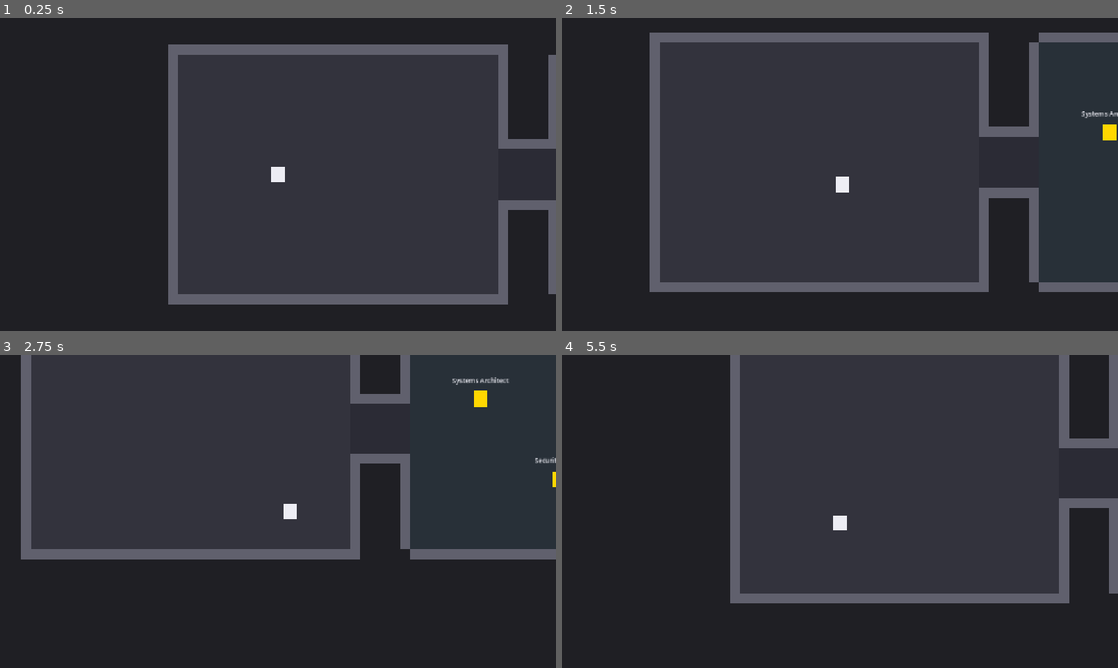
Above: before the commit, frames 1-4 (two rows, left to right).
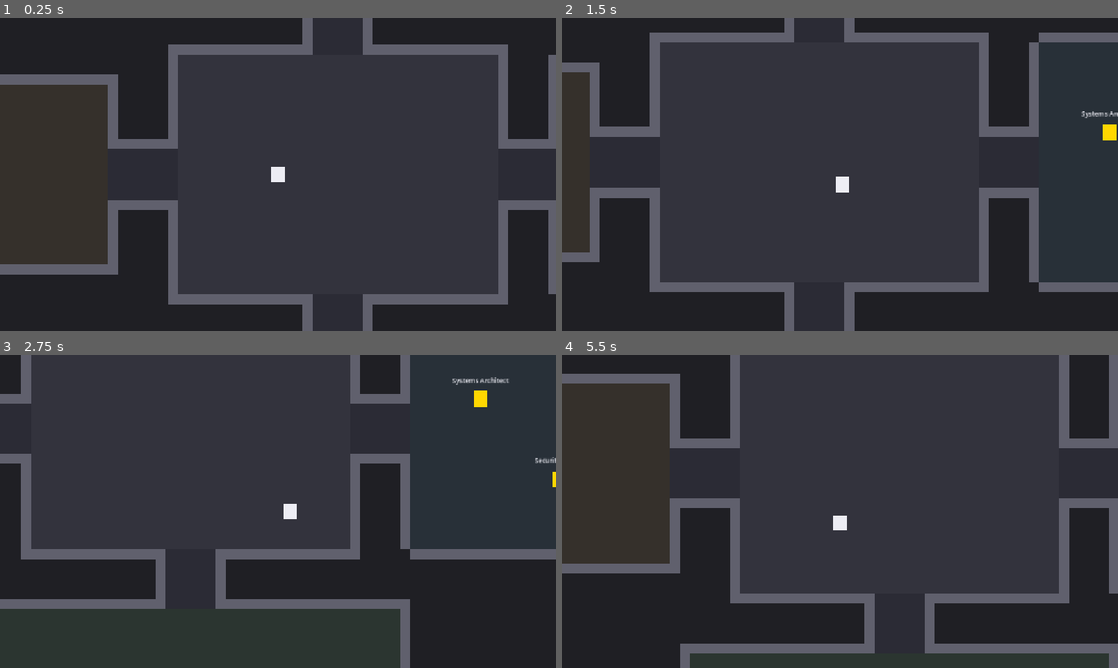
Above: after the commit, the same moments.

Repository: adamtasteslikegood/10110TasteslikegoodPlaza
Game: Godot game, scene res://scenes/main.tscn
Same seed, same stepped clock (60 frames per second), same inputs: the game is played once before the commit and once after it.
Inputs:
- Up to frame 1 (0.25 s): no input
- Up to frame 2 (1.5 s): tap Enter at 0.5 s; hold Right (ui_right) 0.53-1.28 s; hold Down (ui_down) from 1.28 s (still down)
- Up to frame 3 (2.75 s): release Down (ui_down) at 2.03 s; hold Right (ui_right) from 2.03 s (still down)
- Up to frame 4 (5.5 s): release Right (ui_right) at 2.78 s; hold Up (ui_up) 2.78-3.53 s; hold Left (ui_left) 3.53-5.03 s; hold Down (ui_down) from 5.03 s (still down)

The runs differ from the first frame. In frame 1, 4.2% of the frame differs, in the area x 0-67%, y 0-100%; in frame 2, 3.2%; in frame 3, 3.6%; in frame 4, 6.0%, in the area x 0-100%, y 6-100%.

Commit message:
feat(world): grey-box the player's office, war room and engineering floor (PLZG-258)
Sprint 6 T2. Three rooms off the lobby, one per remaining wall, each
through a 100px corridor mouth. Every room, the two existing ones
included, is an Area2D in the group `rooms` carrying a room_id, which
is what tests/room_probe.tscn reads.

sprint_6_gate.py t2 exits 0: all five rooms present. The smoke test
still passes. The loop plan records T0 and T1 done and T2 started.

Co-Authored-By: Claude Opus 5.5 <noreply@anthropic.com>
Claude-Session: https://claude.ai/code/session_01BdsTrdLnbzYrfEMUyLTk6C

Diff:
--- a/scenes/world/office.gd
+++ b/scenes/world/office.gd
@@ -1,11 +1,11 @@
 extends Node2D
 
-## The Day 1 greybox: lobby, a short corridor, and the server room.
+## The Week-1 greybox: a lobby with four rooms off it, one per wall.
 ##
 ## SB-04 puts the player alone in the lobby with freedom to explore; SB-05 puts the
-## Systems Architect in the server room. Those two spaces are the whole of Round 3.
-## The remaining Week-1 rooms are M2, which specs/roadmap.md marks as off the
-## critical path (M1 -> M4 -> M8).
+## Systems Architect in the server room, east. Sprint 6 (M2, PLZG-258) added the
+## player's office west, the war room north and the engineering floor south, each
+## reached through a short corridor cut through the lobby wall.
 ##
 ## Geometry is built from the tables below rather than hand-placed in the .tscn.
 ## Grey-boxing is a measuring exercise -- you move a wall, run, and look again --
@@ -17,6 +17,9 @@
 const FLOOR_COLOR_LOBBY := Color(0.20, 0.20, 0.24)
 const FLOOR_COLOR_CORRIDOR := Color(0.17, 0.17, 0.21)
 const FLOOR_COLOR_SERVER := Color(0.16, 0.19, 0.22)
+const FLOOR_COLOR_OFFICE := Color(0.21, 0.19, 0.17)
+const FLOOR_COLOR_WAR_ROOM := Color(0.21, 0.17, 0.19)
+const FLOOR_COLOR_ENGINEERING := Color(0.17, 0.21, 0.19)
 const WALL_COLOR := Color(0.38, 0.38, 0.43)
 
 ## Walkable areas, purely visual.
@@ -24,18 +27,39 @@
 	{"rect": Rect2(0, 0, 640, 480), "color": FLOOR_COLOR_LOBBY},
 	{"rect": Rect2(640, 190, 120, 100), "color": FLOOR_COLOR_CORRIDOR},
 	{"rect": Rect2(760, 0, 440, 480), "color": FLOOR_COLOR_SERVER},
+	{"rect": Rect2(-140, 190, 140, 100), "color": FLOOR_COLOR_CORRIDOR},
+	{"rect": Rect2(-460, 60, 320, 360), "color": FLOOR_COLOR_OFFICE},
+	{"rect": Rect2(270, -140, 100, 140), "color": FLOOR_COLOR_CORRIDOR},
+	{"rect": Rect2(120, -440, 400, 300), "color": FLOOR_COLOR_WAR_ROOM},
+	{"rect": Rect2(270, 480, 100, 120), "color": FLOOR_COLOR_CORRIDOR},
+	{"rect": Rect2(-100, 600, 840, 400), "color": FLOOR_COLOR_ENGINEERING},
+]
+
+## The rooms themselves, as the areas a body is in when it is "in the room".
+## Each becomes an Area2D in the group `rooms` carrying a `room_id`, which is
+## how tests/room_probe.gd -- and later the map -- know a room exists. A floor
+## polygon is only paint; this is what says the space is a place.
+const ROOMS: Array[Dictionary] = [
+	{"id": "lobby", "rect": Rect2(0, 0, 640, 480)},
+	{"id": "server-room", "rect": Rect2(760, 0, 440, 480)},
+	{"id": "player-office", "rect": Rect2(-460, 60, 320, 360)},
+	{"id": "war-room", "rect": Rect2(120, -440, 400, 300)},
+	{"id": "engineering-floor", "rect": Rect2(-100, 600, 840, 400)},
 ]
 
 ## Solid geometry. Each rect becomes a StaticBody2D plus a matching visual, so
 ## what you see and what you collide with cannot drift apart.
 const WALLS: Array[Rect2] = [
-	# Lobby shell, with a gap on the right for the corridor mouth.
-	Rect2(-20, -20, 680, 20),
-	Rect2(-20, 480, 680, 20),
-	Rect2(-20, 0, 20, 480),
+	# Lobby shell, with a 100px gap in each wall for a corridor mouth.
+	Rect2(-20, -20, 290, 20),
+	Rect2(370, -20, 290, 20),
+	Rect2(-20, 480, 290, 20),
+	Rect2(370, 480, 290, 20),
+	Rect2(-20, 0, 20, 190),
+	Rect2(-20, 290, 20, 190),
 	Rect2(640, 0, 20, 190),
 	Rect2(640, 290, 20, 190),
-	# Corridor.
+	# East corridor.
 	Rect2(640, 170, 120, 20),
 	Rect2(640, 290, 120, 20),
 	# Server room shell, with the matching gap on its left.
@@ -44,6 +68,30 @@
 	Rect2(1200, 0, 20, 480),
 	Rect2(740, 0, 20, 170),
 	Rect2(740, 290, 20, 190),
+	# West corridor and the player's office, gap on its right.
+	Rect2(-140, 170, 140, 20),
+	Rect2(-140, 290, 140, 20),
+	Rect2(-480, 40, 360, 20),
+	Rect2(-480, 420, 360, 20),
+	Rect2(-480, 60, 20, 360),
+	Rect2(-140, 60, 20, 130),
+	Rect2(-140, 290, 20, 130),
+	# North corridor and the war room, gap in its bottom wall.
+	Rect2(250, -140, 20, 140),
+	Rect2(370, -140, 20, 140),
+	Rect2(100, -460, 440, 20),
+	Rect2(100, -440, 20, 300),
+	Rect2(520, -440, 20, 300),
+	Rect2(100, -140, 170, 20),
+	Rect2(370, -140, 170, 20),
+	# South corridor and the engineering floor, gap in its top wall.
+	Rect2(250, 480, 20, 120),
+	Rect2(370, 480, 20, 120),
+	Rect2(-120, 580, 390, 20),
+	Rect2(370, 580, 390, 20),
+	Rect2(-120, 600, 20, 400),
+	Rect2(740, 600, 20, 400),
+	Rect2(-120, 1000, 880, 20),
 ]
 
 ## The corridor mouth. Consults GameState before letting the player through.
@@ -54,6 +102,7 @@
 func _ready() -> void:
 	_build_floors()
 	_build_walls()
+	_build_rooms()
 	_build_door()
 
 
@@ -84,6 +133,24 @@
 		body.add_child(visual)
 
 		add_child(body)
+
+
+func _build_rooms() -> void:
+	for entry in ROOMS:
+		var rect: Rect2 = entry["rect"]
+		var area := Area2D.new()
+		area.name = "Room_%s" % str(entry["id"]).replace("-", "_")
+		area.position = rect.position + rect.size / 2.0
+		area.set_meta("room_id", entry["id"])
+		area.add_to_group("rooms")
+
+		var shape := CollisionShape2D.new()
+		var rectangle := RectangleShape2D.new()
+		rectangle.size = rect.size
+		shape.shape = rectangle
+		area.add_child(shape)
+
+		add_child(area)
 
 
 func _build_door() -> void:
--- a/specs/sprint-6-loop-plan.json
+++ b/specs/sprint-6-loop-plan.json
@@ -33,7 +33,7 @@
     ],
     "blocked_on_owner": "A PR awaiting the owner's merge is neither a failure nor an attempt. The loop moves to a task whose dependencies are met, otherwise stops and reports."
   },
-  "iteration": 0,
+  "iteration": 1,
   "tasks": [
     {
       "id": "T0",
@@ -44,12 +44,13 @@
       "acceptance": {
         "cmd": "scripts/check_sync.sh --strict"
       },
-      "status": "todo",
-      "attempts": 0,
+      "status": "done",
+      "attempts": 1,
       "blocks": [
         "T1"
       ],
-      "note": "Blocking precondition, exempt from the attempt cap. No Jira ticket: it is a precondition the SessionStart hook already runs, and a permanently-instant item would pollute the flow data."
+      "note": "Blocking precondition, exempt from the attempt cap. No Jira ticket: it is a precondition the SessionStart hook already runs, and a permanently-instant item would pollute the flow data.",
+      "evidence": "scripts/check_sync.sh --strict exit 0 via loop_controller verify, 2026-10-06 PDT: dev at 425539b, in sync with origin/dev"
     },
     {
       "id": "T1",
@@ -71,8 +72,8 @@
         ],
         "charter_doc_id": "SPRINT-6-CHARTER"
       },
-      "status": "in_progress",
-      "attempts": 0,
+      "status": "done",
+      "attempts": 1,
       "max_attempts": 2,
       "depends_on": [
         "T0"
@@ -81,7 +82,8 @@
         "T2",
         "T5"
       ],
-      "note": "Started 2026-10-06 (PLZG-257 In Progress). Documents this task may touch: the roadmap, the charter, this plan, the doc registry and delivery-coordinates -- nothing else in docs/ or specs/ (risk R5). Done when its PR is merged by the owner and the command exits 0 on dev."
+      "note": "Started 2026-10-06 (PLZG-257 In Progress). Documents this task may touch: the roadmap, the charter, this plan, the doc registry and delivery-coordinates -- nothing else in docs/ or specs/ (risk R5). Done when its PR is merged by the owner and the command exits 0 on dev.",
+      "evidence": "sprint_6_gate.py t1 exit 0 on dev via loop_controller verify, 2026-10-06 PDT, after the owner merged PR #290 as 425539b. PLZG-257 Done."
     },
     {
       "id": "T2",
@@ -103,8 +105,8 @@
           "war-room"
         ]
       },
-      "status": "todo",
-      "attempts": 0,
+      "status": "in_progress",
+      "attempts": 1,
       "max_attempts": 3,
       "depends_on": [
         "T1"
@@ -113,7 +115,7 @@
         "T3",
         "T4"
       ],
-      "note": "A room is seen by the probe when a node in group 'rooms' carries a room_id metadata string. The two existing rooms need that too."
+      "note": "A room is seen by the probe when a node in group 'rooms' carries a room_id metadata string. The two existing rooms need that too. Started 2026-10-06 PDT (PLZG-258 In Progress) while Jira still held sprint 120 as future; the owner said go on the merge."
     },
     {
       "id": "T3",
Not shown, changed: .claude/godot-conventions.md
Not shown, changed: CHANGELOG.md
Not shown, changed: specs/roadmap.md
